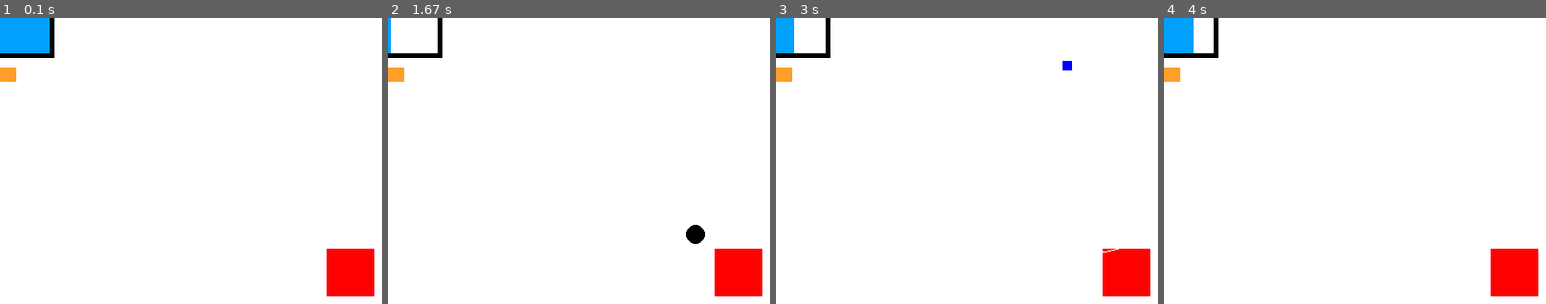
Above: before the commit, frames 1-4 (left to right).
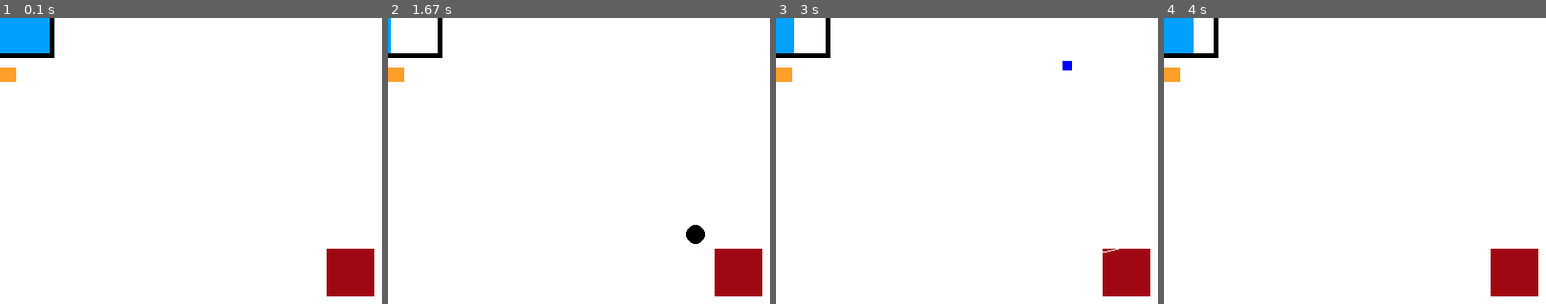
Above: after the commit, the same moments.

Repository: johannesbenjohannes/BlueSquer
Game: pygame game, started from main.py
The game is run twice, just before and just after one commit, with the same random seed, the same clock (stepped at 60 frames per second) and the same inputs.
Inputs (mouse positions are % of the whole screen's width and height, from its top left):
- Up to frame 1 (0.1 s): no input
- Up to frame 2 (1.67 s): click (50, 50) at 0.38 s; hold D 0.67-1.13 s; move the mouse to (46, 54) at 0.7 s; tap Space at 0.73, 1.03, 1.23, 1.53 s; tap Z at 0.82 s; hold D 1.17-1.63 s
- Up to frame 3 (3 s): hold S 1.67-1.97 s; tap Space at 1.73, 2.07, 2.37, 2.73 s; hold D 2-2.63 s; tap Z at 2.15 s; hold S from 2.67 s (still down)
- Up to frame 4 (4 s): release S at 3.03 s; hold D 3.07-3.53 s; tap Space at 3.13, 3.43, 3.63, 3.93 s; hold D from 3.57 s (still down); tap Z at 3.72 s
The pictures show only the part of the screen within x 7-57%, y 10-60%; the shares and areas given below are measured in that part.

The runs differ from the first frame. In frame 1, 2.1% of the frame differs, in the area x 85-98%, y 80-98%; in frame 2, 2.1%; in frame 3, 2.1%; in frame 4, 2.1%.

Commit message:
changed boss color so that collision system doesnt overlap

Diff:
--- a/main.py
+++ b/main.py
@@ -132,7 +132,7 @@
             self.health = health
 
         def draw(self):
-            pygame.draw.rect(fenetre, RED, (self.x, self.y, self.w, self.h))
+            pygame.draw.rect(fenetre, BORDEAUX, (self.x, self.y, self.w, self.h))
 
     class CircleAttack:
         circles=[]
@@ -383,10 +383,10 @@
                 if obj.pos.x<(-100) or obj.pos.x>900 or obj.pos.y<(-600) or obj.pos.y>700:
                     projectile.remove(obj)
                 elif 20<obj.pos.x<780 and 20<obj.pos.y<580:
-                    if check_surrounding_pixel_colors(fenetre, obj.pos.x-10,obj.pos.y-10,RED,20) and obj.nature == BLACK:
+                    if check_surrounding_pixel_colors(fenetre, obj.pos.x-10,obj.pos.y-10,BORDEAUX,20) and obj.nature == BLACK:
                         projectile.remove(obj)
             if 10<rect_x<790 and 10<rect_y<590:
-                if check_surrounding_pixel_colors(fenetre,rect_x,rect_y,RED,10):
+                if check_surrounding_pixel_colors(fenetre,rect_x,rect_y,BORDEAUX,10):
                     text_collison=base_font.render("collision", False, (0,0,0))
                     fenetre.blit(text_collison, (400,2))
                     if not immortel:
@@ -396,7 +396,7 @@
             fenetre.blit(text_ticks, (700, 2))
             pygame.draw.rect( fenetre, BLUE ,(rect_x,rect_y, 10, 10))
             if check_surrounding_pixel_colors(fenetre,boss.x,boss.y,BLACK,50):
-                text_collison=base_font.render("coqllision", False, (0,0,0))
+                text_collison=base_font.render("collision", False, (0,0,0))
                 fenetre.blit(text_collison, (400,2))
                 boss.health-=1
             text_ticks=base_font.render(f"t: {compteur}", False, (0,0,0))
